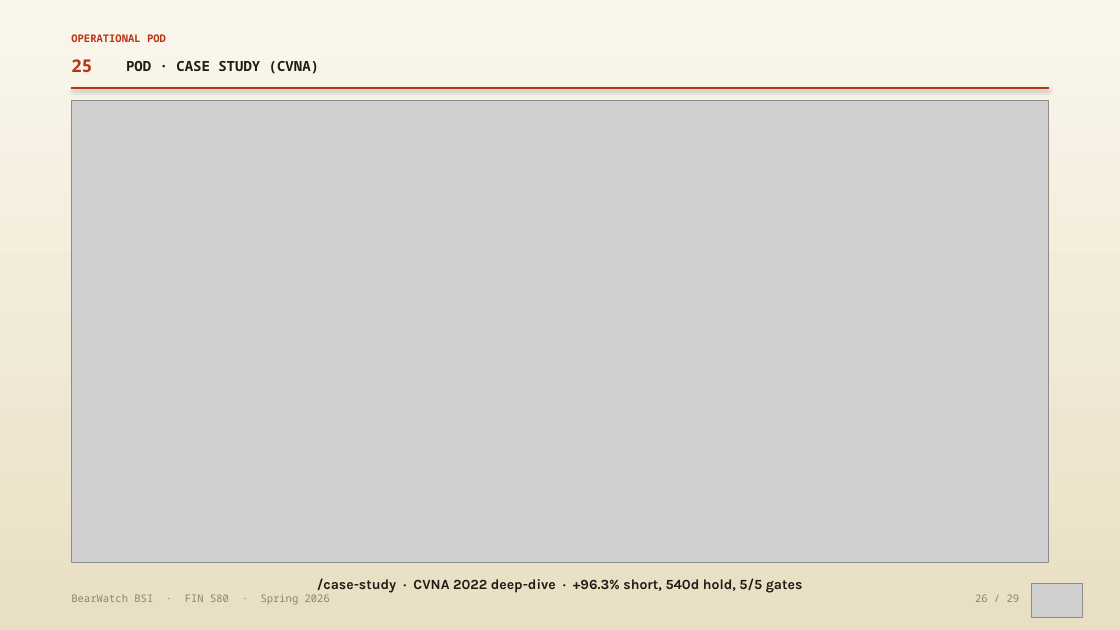
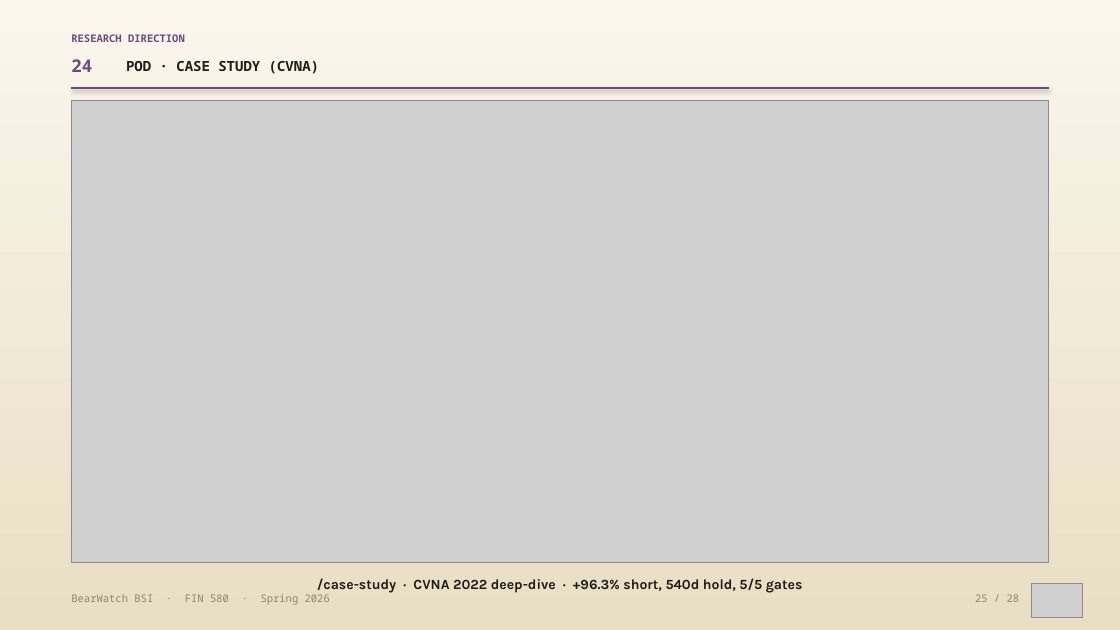
Before and after one commit to vermasidd1502/bnpl-trap, a slide deck: slide 25 of presentation/BearWatch_Research_Deck_FINAL.pptx (slide 26 before the commit). Drawn at 1120x630 pixels with LibreOffice and Linux fonts; fonts in the diff are those of the drawing; grey boxes stand for pictures. Boxes give left, top, right and bottom in pixels: in the first picture for what was removed or moved away, otherwise in the second. Text is boxed around its words. In the diff, an @@ line names an element or a change of style, - is before the commit and + after.

```diff
--- a/presentation/BearWatch_Research_Deck_FINAL.pptx
+++ b/presentation/BearWatch_Research_Deck_FINAL.pptx
@@ text at box(71, 34, 185, 42): text changed; text colour #B83518 to #6B4A7F @@
-OPERATIONAL POD
+RESEARCH DIRECTION
@@ text at box(71, 59, 92, 72): text changed; text colour #B83518 to #6B4A7F @@
-25
+24
@@ line (71, 88) - (1049, 88): stroke #B83518 1.4 pt to #6B4A7F 1.4 pt @@
@@ text at box(975, 594, 1020, 602): text changed @@
-26 / 29
+25 / 28
```
Also in this commit, not shown: 25 other slides changed, 1 slide removed.
